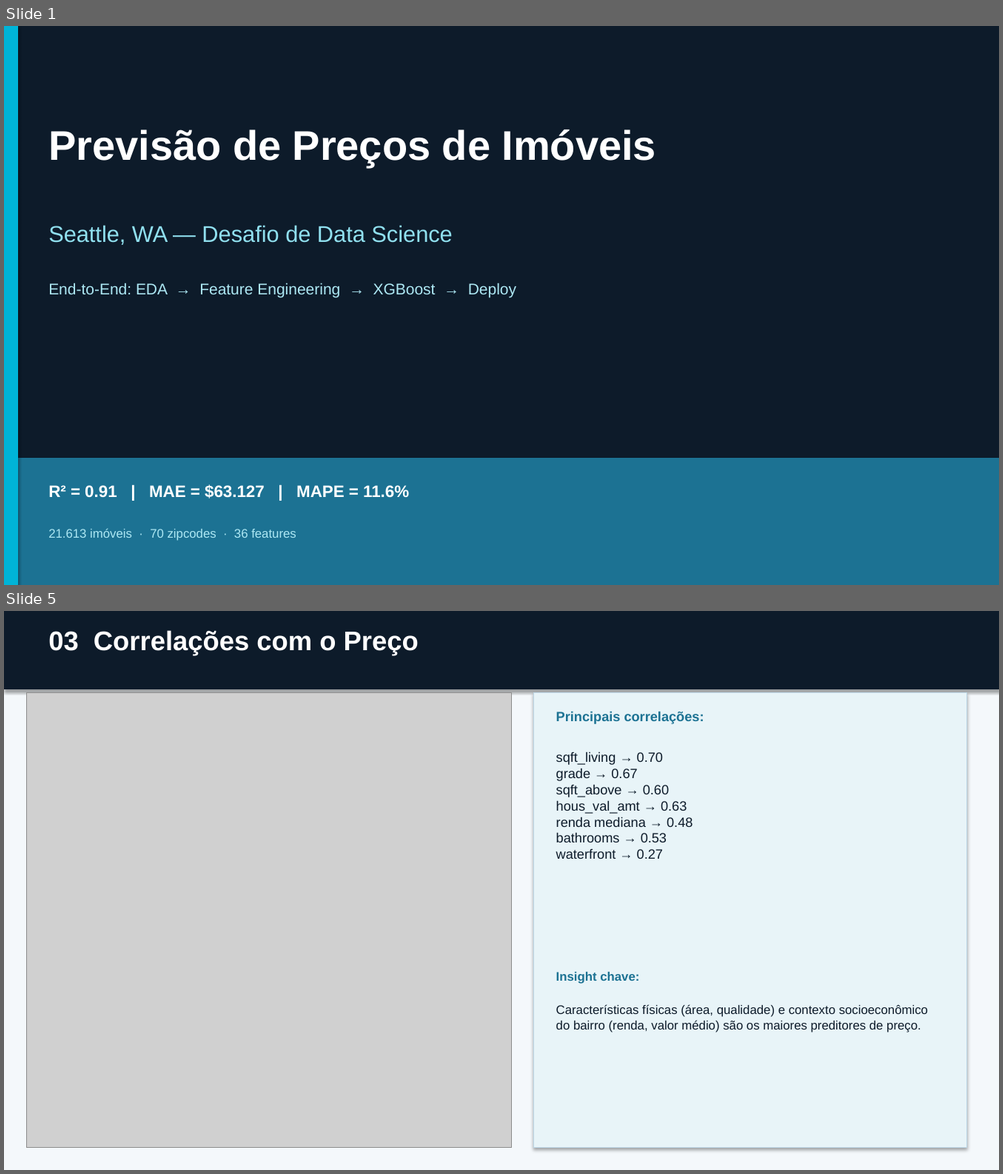
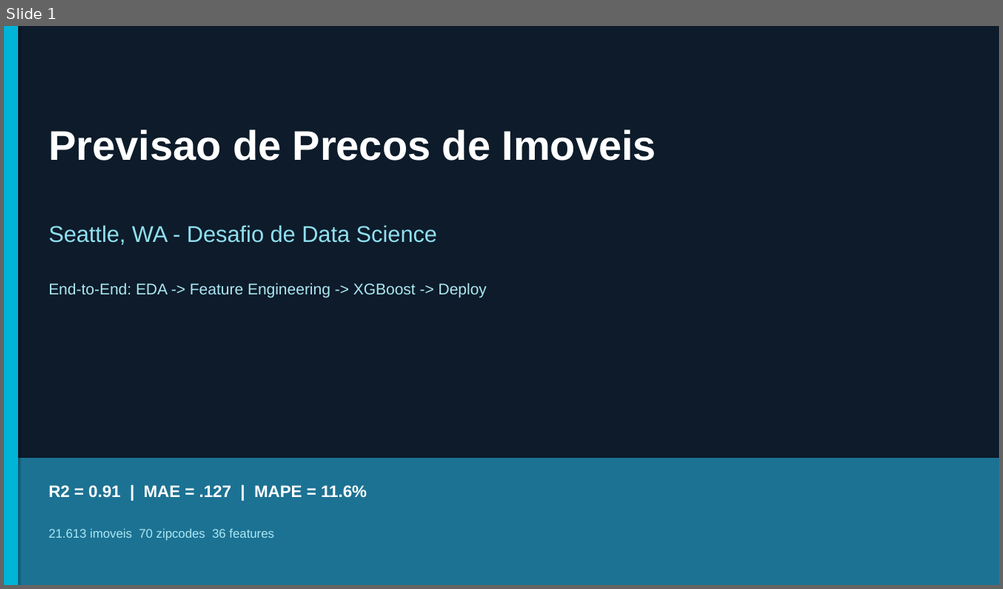
Before and after one commit to rogerestatistico/HOUSE_PRICE_PREDICTION, a slide deck: presentation_house_price.pptx. Shown one above the other, each under a label of ours: slides 1 and 5 before the commit, slide 1 after it; the slides between them are not shown. The pictures are 1003x1174 and 1003x589 pixels, drawn with LibreOffice and Linux fonts; fonts in the diff are those of the drawing; grey boxes stand for pictures. Boxes give left, top, right and bottom in pixels: in the first picture for what was removed or moved away, otherwise in the second. Text is boxed around its words. In the diff, an @@ line names an element or a change of style, - is before the commit and + after.

```diff
--- a/presentation_house_price.pptx
+++ b/presentation_house_price.pptx
@@ slide 5 removed at [4,611,999,1170], background #F4F8FB @@
@@ rectangle removed at [4,611,999,689] @@
@@ text removed at [48,630,418,656] @@
-03 Correlações com o Preço
@@ picture removed at [26,693,512,1148] @@
@@ rectangle removed at [534,693,967,1148] @@
@@ text removed at [556,711,704,724] @@
-Principais correlações:
@@ text removed at [556,752,692,859] @@
-sqft_living → 0.70
-grade → 0.67
-sqft_above → 0.60
-hous_val_amt → 0.63
-renda mediana → 0.48
-bathrooms → 0.53
-waterfront → 0.27
@@ text removed at [556,972,639,984] @@
-Insight chave:
@@ text removed at [556,1005,928,1033] @@
-Características físicas (área, qualidade) e contexto socioeconômico do bairro (renda, valor médio) são os maiores preditores de preço.
@@ slide 1 changed as well @@
@@ text at [48,130,656,161]: text changed @@
-Previsão de Preços de Imóveis
+Previsao de Precos de Imoveis
@@ text at [48,225,437,245]: text changed @@
-Seattle, WA — Desafio de Data Science
+Seattle, WA - Desafio de Data Science
@@ text at [48,283,486,298]: text changed @@
-End-to-End: EDA → Feature Engineering → XGBoost → Deploy
+End-to-End: EDA -> Feature Engineering -> XGBoost -> Deploy
@@ text at [48,486,367,498]: text changed @@
-R² = 0.91 | MAE = $63.127 | MAPE = 11.6%
+R2 = 0.91 | MAE = .127 | MAPE = 11.6%
@@ text at [48,529,274,541]: text changed @@
-21.613 imóveis · 70 zipcodes · 36 features
+21.613 imoveis 70 zipcodes 36 features
```
Also in this commit, not shown: 11 other slides changed, 5 slides added, 7 other slides removed.
